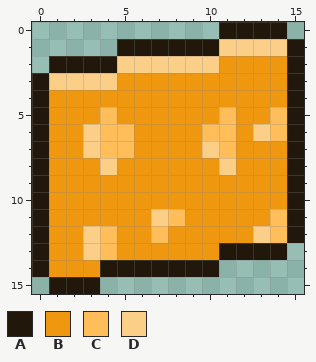
One commit to this pixel-art file: sprite_assets/kitchen/ingredients/spr_cheese_chopped.aseprite. Above: the version before the commit.
16x16 pixels, 1 frame.
Palette (. is transparent): A #21180b  B #ef970f  C #ffbe5a  D #fccf89
Pixels before, first column x 0:
 0 ...........AAAA.
 1 .....AAAAAADDDDA
 2 .AAAADDDDDDBBBBA
 3 ADDDDBBBBBBBBBBA
 4 ABBBBBBBBBBBBBBA
 5 ABBBCBBBBBBCBBCA
 6 ABBDCCBBBBCCBDCA
 7 ABBDCCBBBBDCBBBA
 8 ABBBDBBBBBBDBBBA
 9 ABBBBBBBBBBBBBBA
10 ABBBBBBBBBBBBBBA
11 ABBBBBBDCBBBBBCA
12 ABBDCBBCBBBBBDCA
13 ABBDCBBBBBBAAAA.
14 ABBBAAAAAAA.....
15 .AAA............
The result:
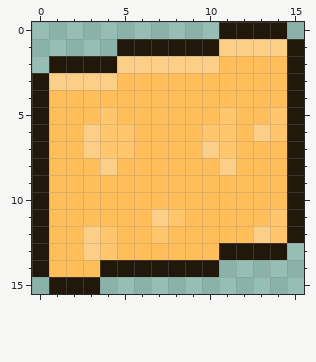
The edit:
colour B: #ef970f -> #ffbe5a
colour C: #ffbe5a -> #ffc66e
